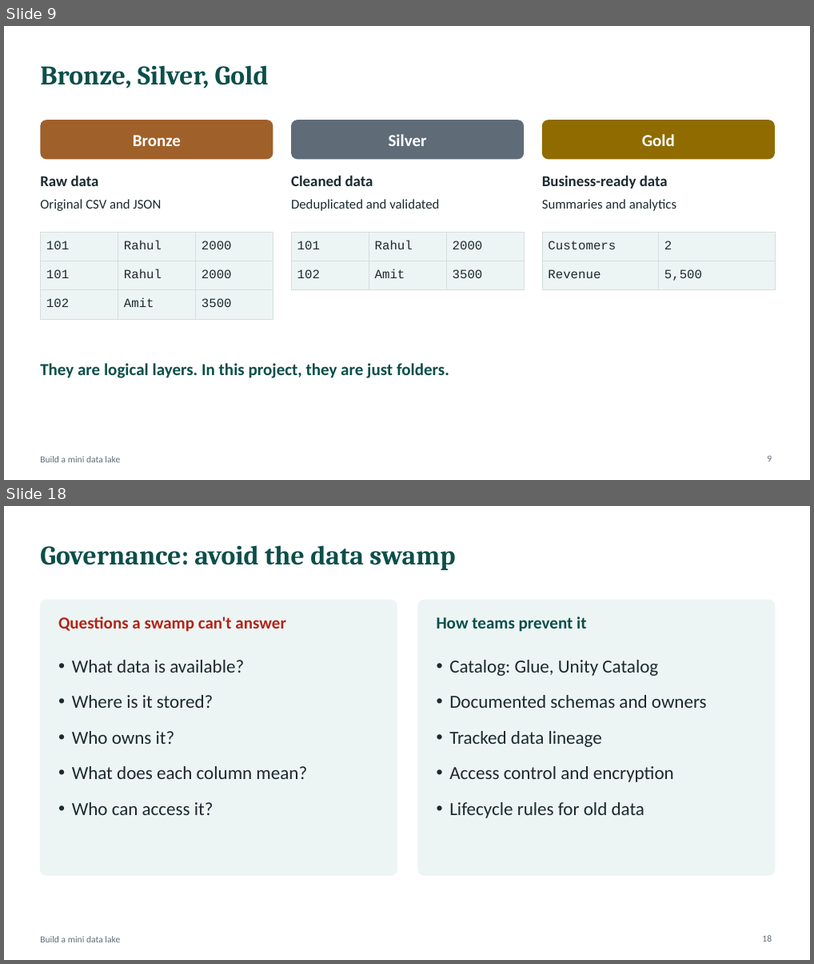
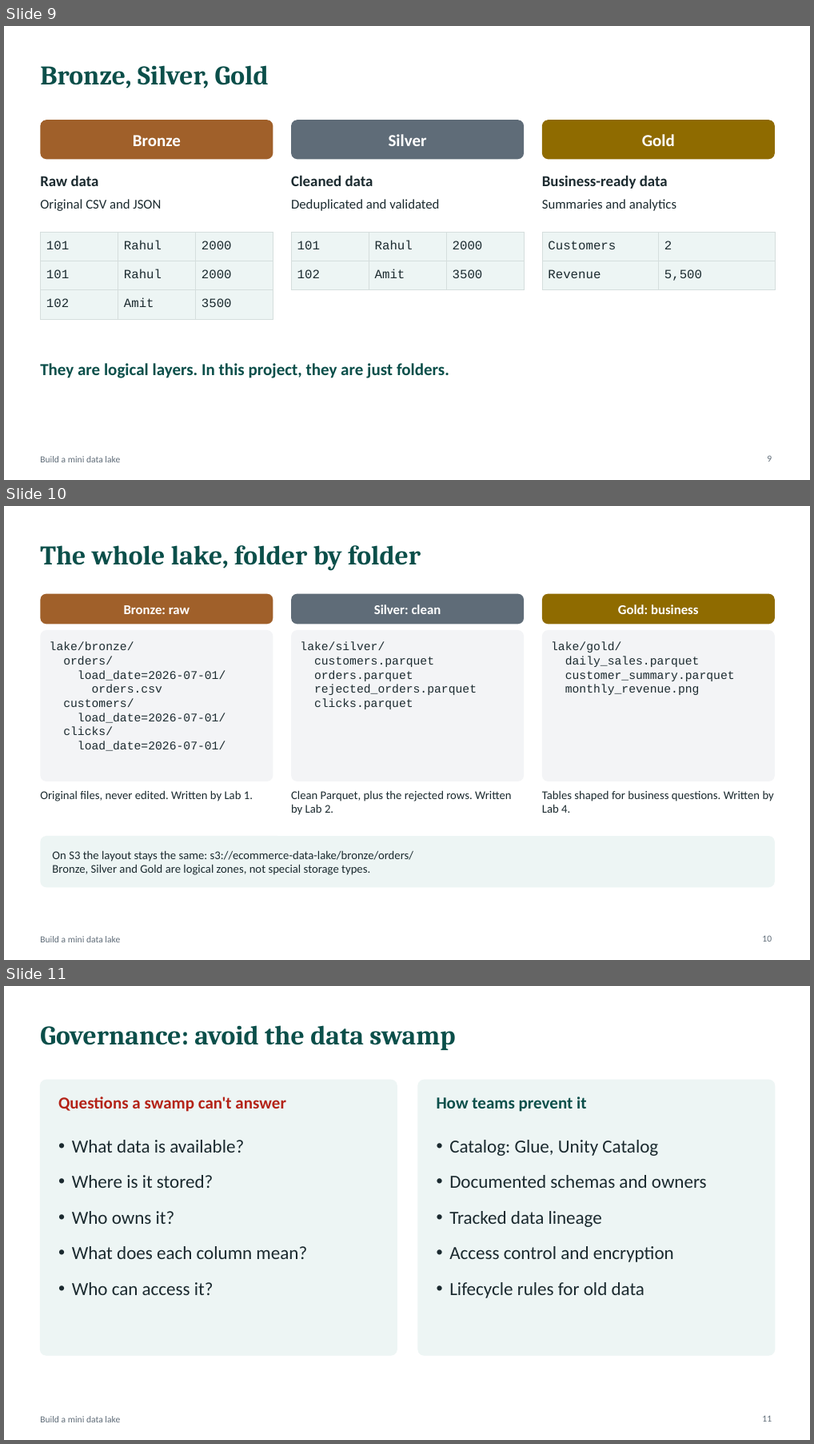
Before and after one commit to atulkahatecdac/datalake, a slide deck: Data_Engineering_Session.pptx. Shown one above the other, each under a label of ours: slides 9 and 18 before the commit, slides 9, 10 and 11 after it; the slides between them are not shown. The pictures are 814x964 and 814x1444 pixels, drawn with LibreOffice and Linux fonts; fonts in the diff are those of the drawing. Boxes give left, top, right and bottom in pixels: in the first picture for what was removed or moved away, otherwise in the second. Text is boxed around its words. In the diff, an @@ line names an element or a change of style, - is before the commit and + after.

```diff
--- a/Data_Engineering_Session.pptx
+++ b/Data_Engineering_Session.pptx
@@ slide 10 added at bbox=[4, 506, 810, 960], background #FFFFFF; not listed: 1 template element that a slide beside it also shows @@
@@ title added at bbox=[40, 545, 421, 571], 32 pt, text #0B4F4A, bold @@
+The whole lake, folder by folder
@@ rounded rectangle added at bbox=[40, 594, 274, 624], fill #A0602A, 16 pt, text #FFFFFF, bold @@
+Bronze: raw
@@ rounded rectangle added at bbox=[291, 594, 524, 624], fill #5F6C78, 16 pt, text #FFFFFF, bold @@
+Silver: clean
@@ rounded rectangle added at bbox=[542, 594, 775, 624], fill #8F6B00, 16 pt, text #FFFFFF, bold @@
+Gold: business
@@ rounded rectangle added at bbox=[40, 630, 274, 781], fill #F3F4F6 @@
@@ text added at bbox=[50, 642, 226, 751], 14 pt, text #1B2A2F @@
+lake/bronze/
+orders/
+load_date=2026-07-01/
+orders.csv
+customers/
+load_date=2026-07-01/
+clicks/
+load_date=2026-07-01/
@@ rounded rectangle added at bbox=[291, 630, 524, 781], fill #F3F4F6 @@
@@ text added at bbox=[300, 642, 477, 709], 14 pt, text #1B2A2F @@
+lake/silver/
+customers.parquet
+orders.parquet
+rejected_orders.parquet
+clicks.parquet
@@ rounded rectangle added at bbox=[542, 630, 775, 781], fill #F3F4F6 @@
@@ text added at bbox=[551, 642, 735, 695], 14 pt, text #1B2A2F @@
+lake/gold/
+daily_sales.parquet
+customer_summary.parquet
+monthly_revenue.png
@@ text added at bbox=[40, 790, 253, 801], 14 pt, text #1B2A2F @@
+Original files, never edited. Written by Lab 1.
@@ text added at bbox=[291, 790, 511, 815], 14 pt, text #1B2A2F @@
+Clean Parquet, plus the rejected rows. Written by Lab 2.
@@ text added at bbox=[542, 790, 774, 812], 14 pt, text #1B2A2F @@
+Tables shaped for business questions. Written by Lab 4.
@@ rounded rectangle added at bbox=[40, 836, 775, 887], fill #EDF5F4 @@
@@ text added at bbox=[52, 850, 414, 875], 14 pt, text #1B2A2F @@
+On S3 the layout stays the same: s3://ecommerce-data-lake/bronze/orders/
+Bronze, Silver and Gold are logical zones, not special storage types.
@@ page number added at bbox=[762, 935, 772, 941], 11 pt, text #5F6C78 @@
+10
@@ what was slide 18 is now slide 11 @@
@@ page number at bbox=[762, 1415, 772, 1421]: text changed @@
-18
+11
```
Also in this commit, not shown: 6 slides changed, 14 other slides added.
